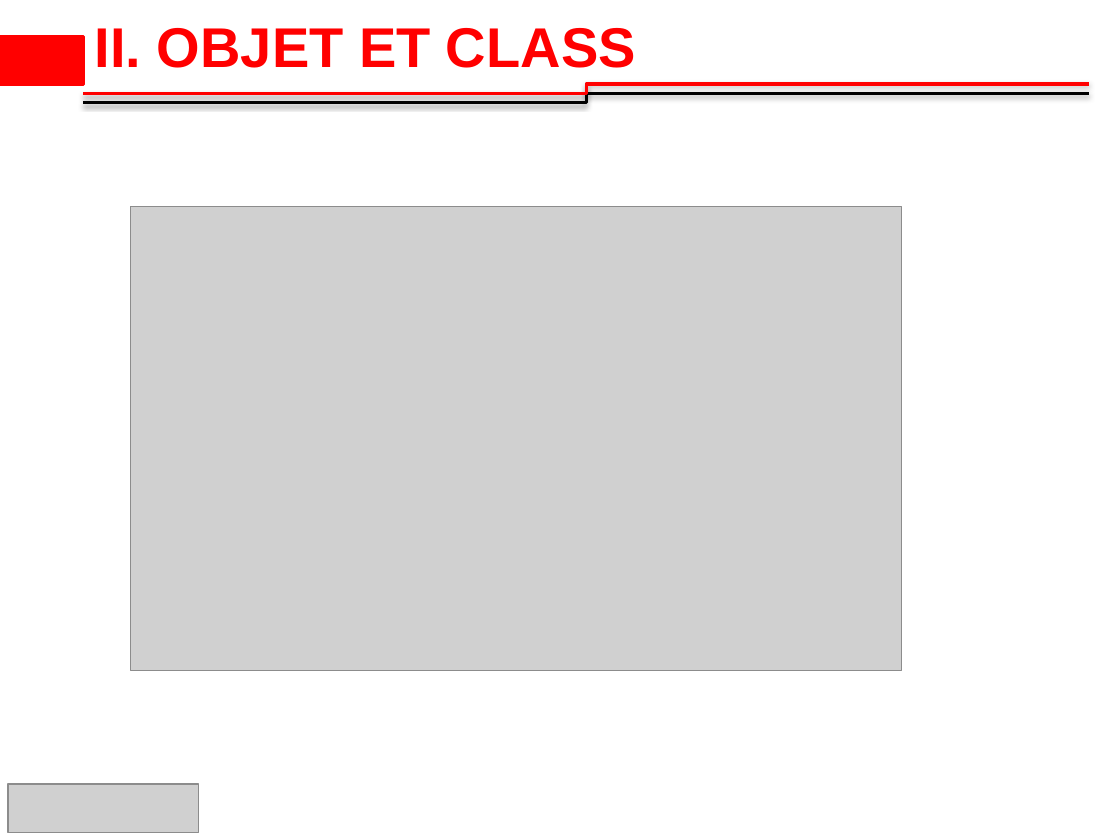
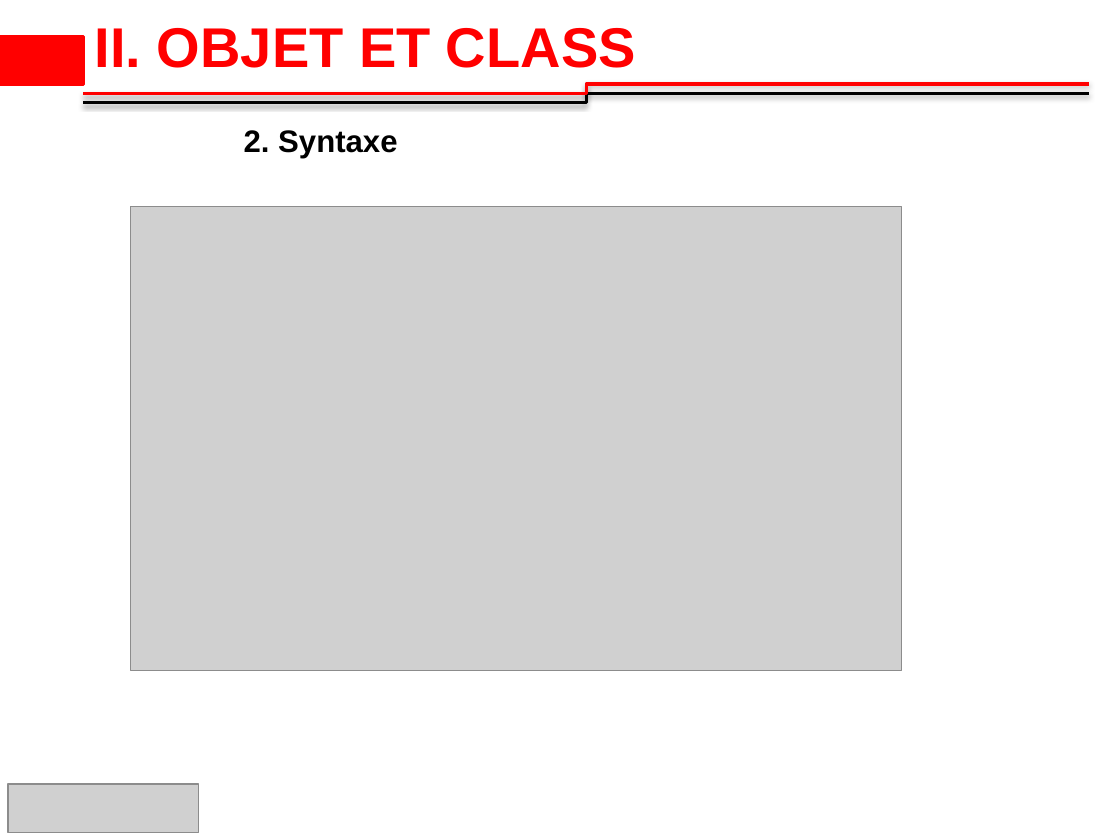
Before and after one commit to 2losky/Poo_Java, a slide deck: slide 7 of java-oop latest.pptx (slide 8 before the commit). Drawn at 1120x840 pixels with LibreOffice and Linux fonts; fonts in the diff are those of the drawing; grey boxes stand for pictures; background and template pictures are left out. Boxes give left, top, right and bottom in pixels: in the first picture for what was removed or moved away, otherwise in the second. Text is boxed around its words. In the diff, an @@ line names an element or a change of style, - is before the commit and + after.

Commit message:
objet, classe, methode

```diff
--- a/java-oop latest.pptx
+++ b/java-oop latest.pptx
@@ text added at box(244, 130, 397, 158), 20 pt, text #000000, bold @@
+2. Syntaxe
```
Also in this commit, not shown: 1 other slide changed, 10 slides added, 1 slide removed, 2 other files.
